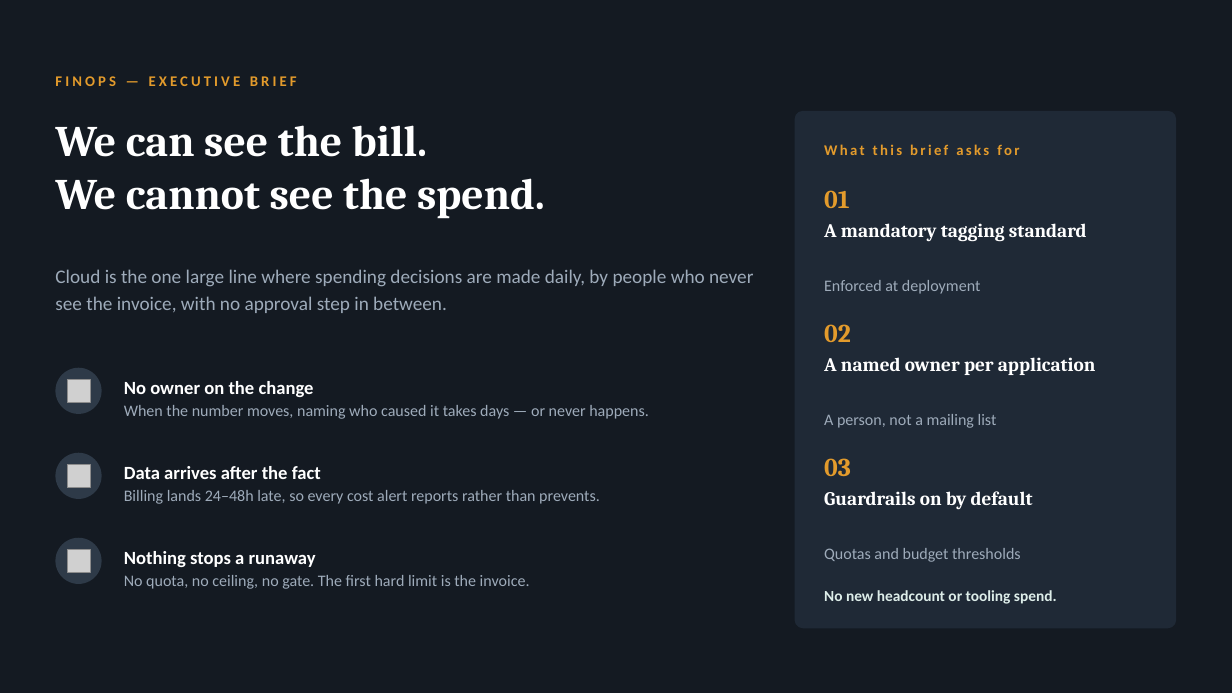
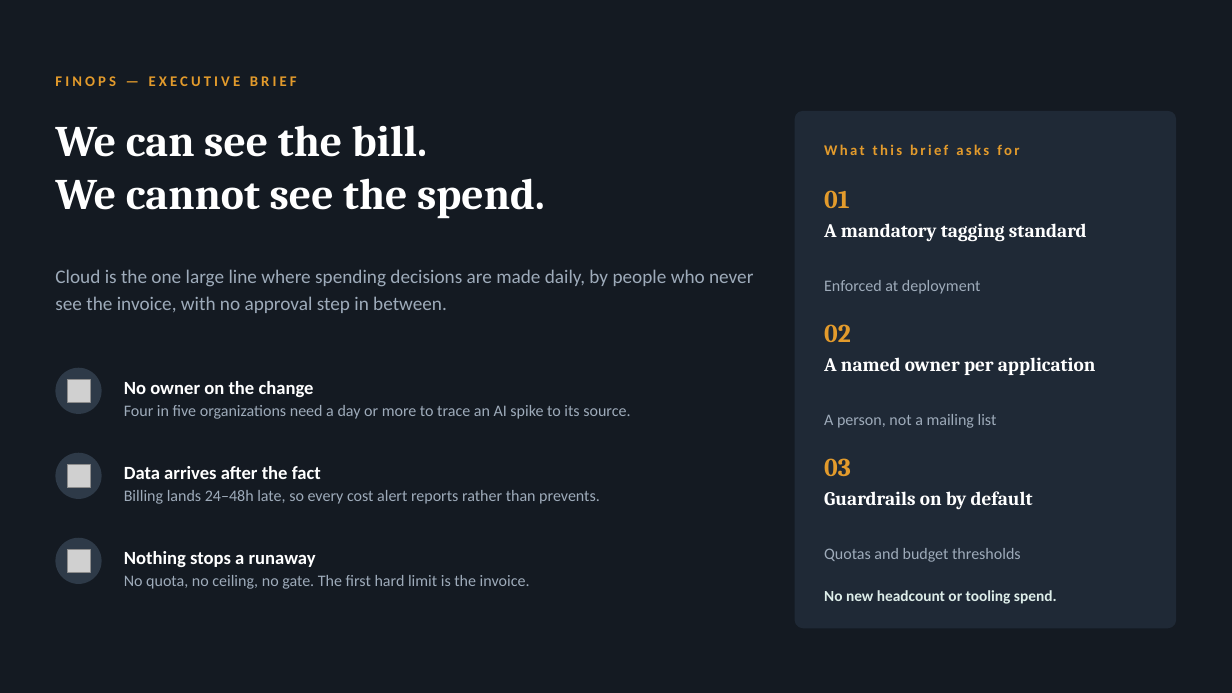
Before and after one commit to arielga5-code/Finops, a slide deck: slide 1 of presentations/finops-cio-brief.pptx. Drawn at 1232x693 pixels with LibreOffice and Linux fonts; fonts in the diff are those of the drawing; grey boxes stand for pictures. Boxes give left, top, right and bottom in pixels: in the first picture for what was removed or moved away, otherwise in the second. Text is boxed around its words. In the diff, an @@ line names an element or a change of style, - is before the commit and + after.

```diff
--- a/presentations/finops-cio-brief.pptx
+++ b/presentations/finops-cio-brief.pptx
@@ text at (124, 405, 630, 419): text changed @@
-When the number moves, naming who caused it takes days — or never happens.
+Four in five organizations need a day or more to trace an AI spike to its source.
```
Also in this commit, not shown: 14 other files.
